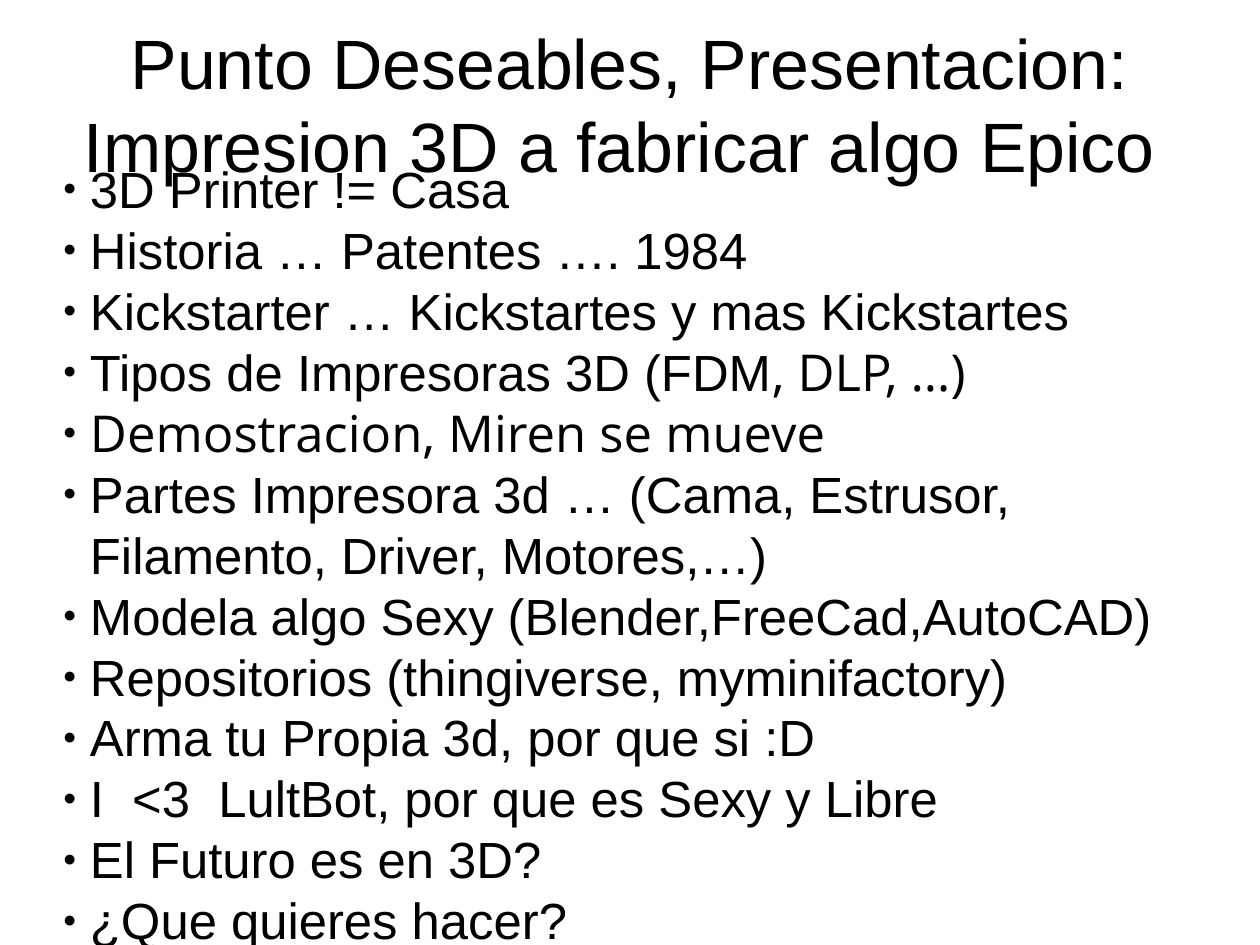
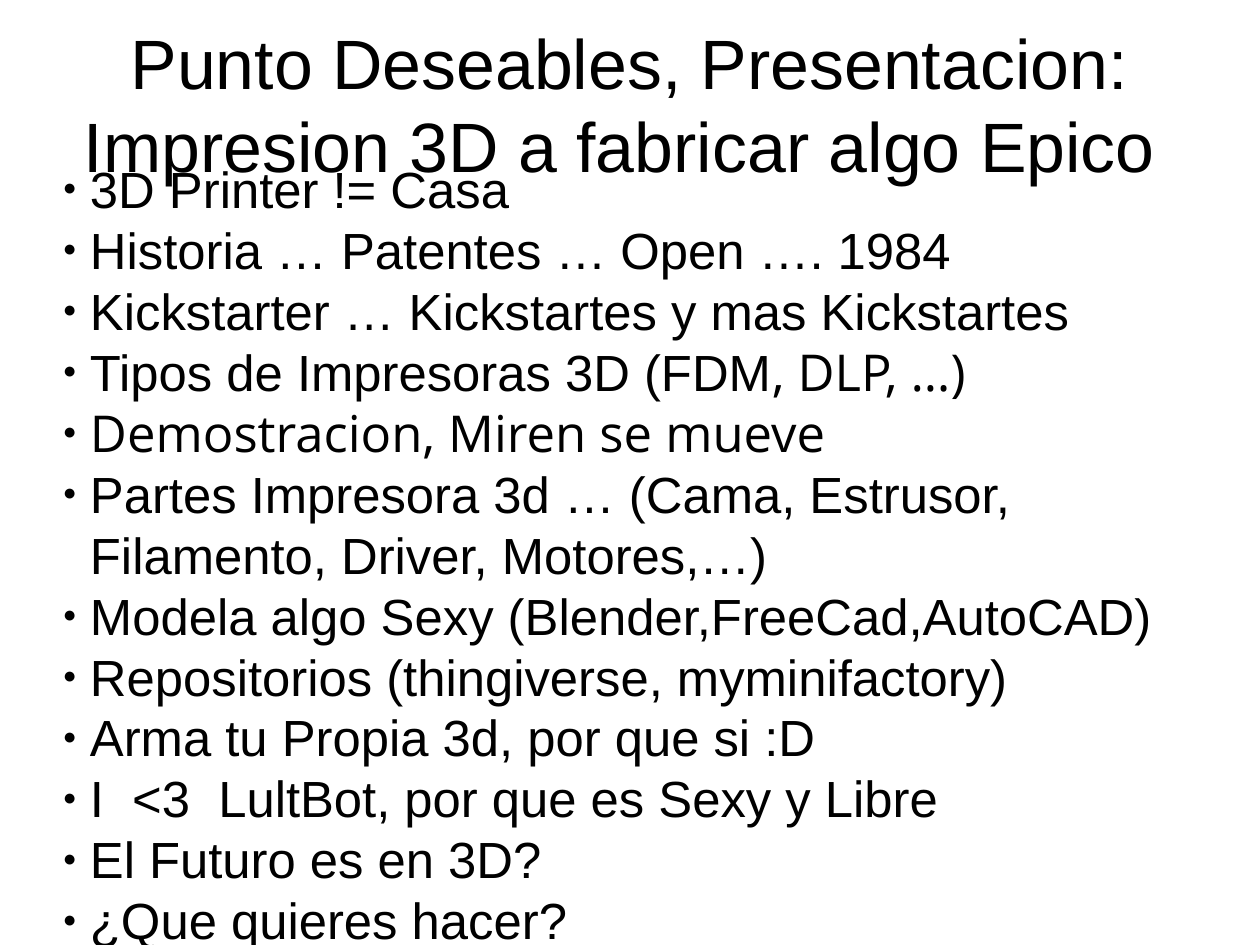
Before and after one commit to alsw/PresentacionesLibres, a slide deck: slide 2 of Impresion3D/Machote.odp. Drawn at 1260x945 pixels with LibreOffice and Linux fonts; fonts in the diff are those of the drawing. Boxes give left, top, right and bottom in pixels: in the first picture for what was removed or moved away, otherwise in the second. Text is boxed around its words. In the diff, an @@ line names an element or a change of style, - is before the commit and + after.

```diff
--- a/Impresion3D/Machote.odp
+++ b/Impresion3D/Machote.odp
@@ subtitle at bbox=[90, 232, 951, 279]: text changed @@
-● Historia … Patentes …. 1984
+● Historia … Patentes … Open …. 1984
```
Also in this commit, not shown: 2 other files.
